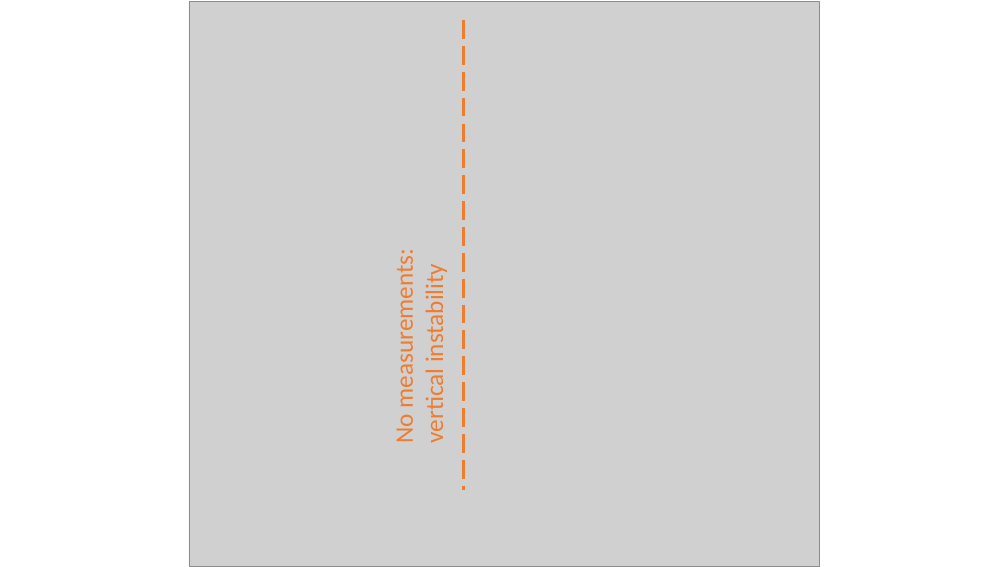
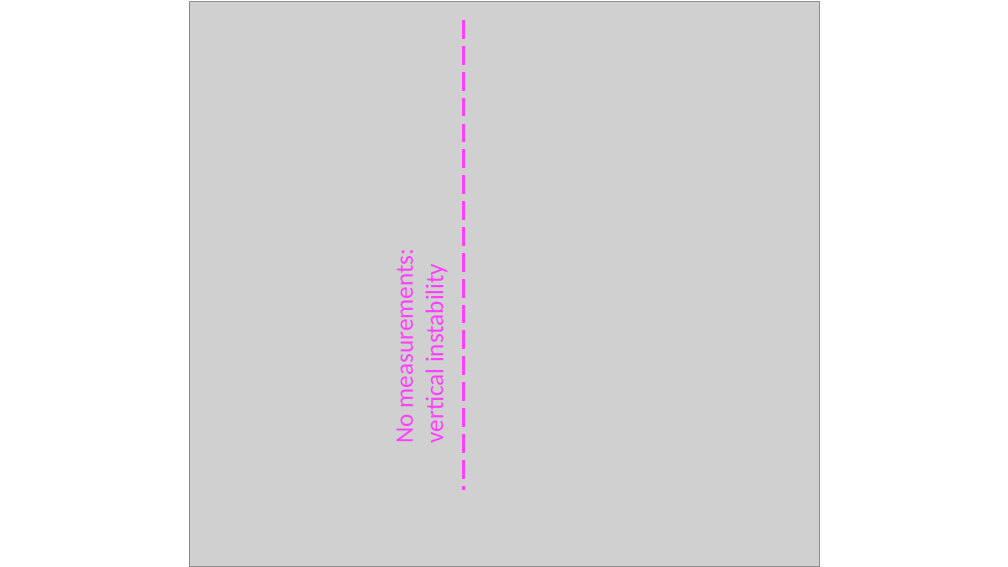
Before and after one commit to natriant/PhD_thesis, a slide deck: slide 1 of images/Ch8/modify_figure_octupole_scan.pptx. Drawn at 1008x567 pixels with LibreOffice and Linux fonts; fonts in the diff are those of the drawing; grey boxes stand for pictures. Boxes give left, top, right and bottom in pixels: in the first picture for what was removed or moved away, otherwise in the second. Text is boxed around its words. In the diff, an @@ line names an element or a change of style, - is before the commit and + after.

```diff
--- a/images/Ch8/modify_figure_octupole_scan.pptx
+++ b/images/Ch8/modify_figure_octupole_scan.pptx
@@ line (464, 20) - (464, 491): stroke #ED7D31 2.25 pt dashed to #FF40FF 2.25 pt dashed @@
@@ text "No measurements:" at bbox=[389, 265, 450, 442]: text colour #ED7D31 to #FF40FF @@
```
Also in this commit, not shown: 4 other files.
